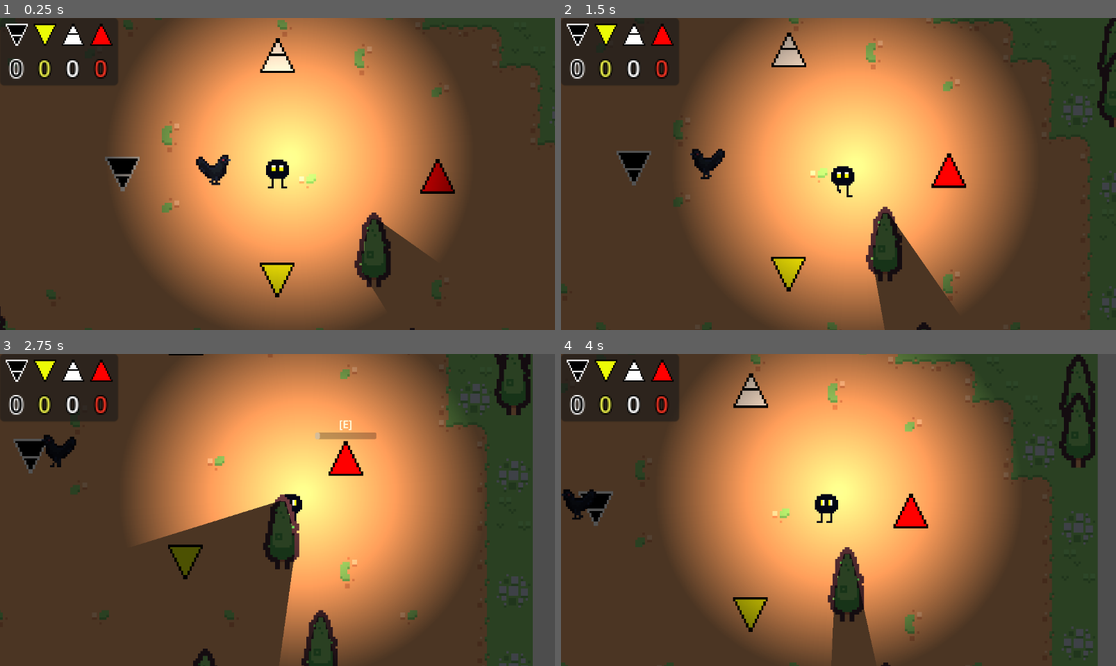
Above: before the commit, frames 1-4 (two rows, left to right).
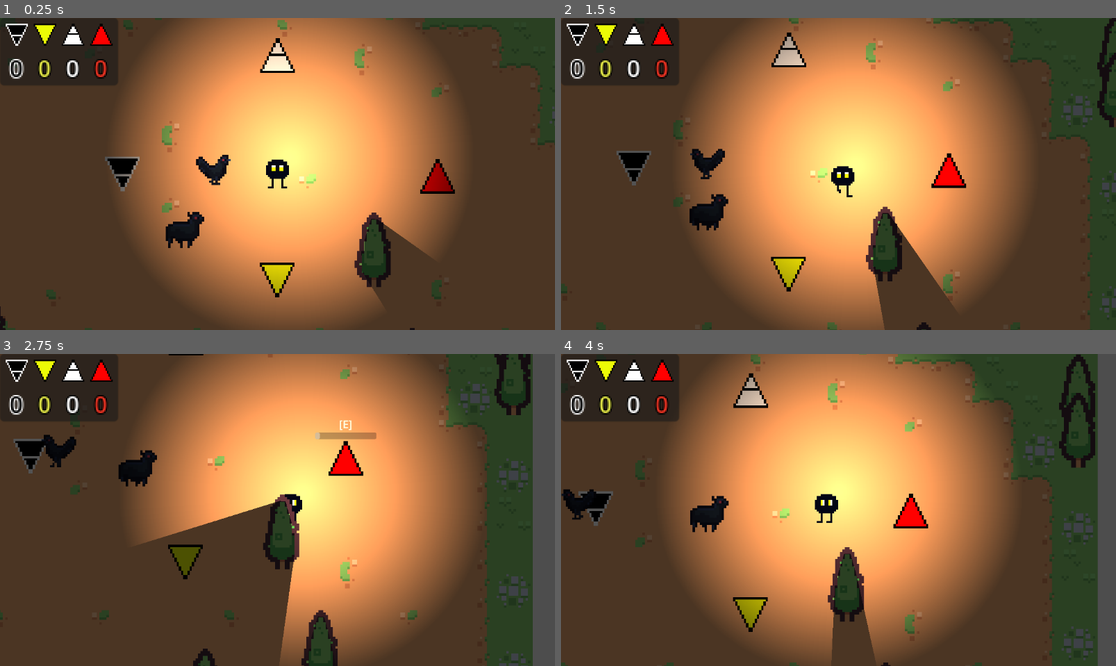
Above: after the commit, the same moments.

Repository: CaelDou/summer-game
Game: Godot game, scene res://scenes/game.tscn
The game is run twice, just before and just after one commit, with the same random seed, the same clock (stepped at 60 frames per second) and the same inputs.
Inputs:
- Up to frame 1 (0.25 s): no input
- Up to frame 2 (1.5 s): hold D (right) 0.53-1.28 s; hold E (interact) 0.53-1.28 s; hold S (down) from 1.28 s (still down); tap E (interact) at 1.35 s
- Up to frame 3 (2.75 s): release S (down) at 2.03 s; hold D (right) from 2.03 s (still down); hold E (interact) from 2.03 s (still down)
- Up to frame 4 (4 s): release D (right) at 2.78 s; release E (interact) at 2.78 s; hold W (up) 2.78-3.53 s; tap E (interact) at 2.85 s; hold A (left) from 3.53 s (still down); hold E (interact) from 3.53 s (still down)

The runs differ from the first frame. In frame 1, 0.5% of the frame differs, in the area x 29-37%, y 62-74%; in frame 2, 0.5%, in the area x 23-31%, y 56-69%; in frame 3, 0.5%; in frame 4, 0.5%.

Commit message:
added corrupted goat

Diff:
--- /dev/null
+++ b/scenes/corrupted_goat.tscn
@@ -0,0 +1,81 @@
+[gd_scene load_steps=12 format=3 uid="uid://bc6khg0mihgsr"]
+
+[ext_resource type="Script" path="res://scripts/random_movement.gd" id="1_as4dr"]
+[ext_resource type="Texture2D" uid="uid://c2ybjj4kkmx1q" path="res://art/corrupted_goat/corrupted_goat_idle.png" id="2_ra6pv"]
+[ext_resource type="Texture2D" uid="uid://wj81hg07cdqb" path="res://art/corrupted_goat/corrupted_goat_walk.png" id="3_hjlgj"]
+
+[sub_resource type="CircleShape2D" id="CircleShape2D_h1wxy"]
+radius = 6.0
+
+[sub_resource type="AtlasTexture" id="AtlasTexture_65t7r"]
+atlas = ExtResource("2_ra6pv")
+region = Rect2(0, 0, 16, 16)
+
+[sub_resource type="AtlasTexture" id="AtlasTexture_00vsm"]
+atlas = ExtResource("2_ra6pv")
+region = Rect2(16, 0, 16, 16)
+
+[sub_resource type="AtlasTexture" id="AtlasTexture_86eq6"]
+atlas = ExtResource("2_ra6pv")
+region = Rect2(32, 0, 16, 16)
+
+[sub_resource type="AtlasTexture" id="AtlasTexture_h50xa"]
+atlas = ExtResource("3_hjlgj")
+region = Rect2(0, 0, 16, 16)
+
+[sub_resource type="AtlasTexture" id="AtlasTexture_3d7ss"]
+atlas = ExtResource("3_hjlgj")
+region = Rect2(16, 0, 16, 16)
+
+[sub_resource type="AtlasTexture" id="AtlasTexture_5t3dc"]
+atlas = ExtResource("3_hjlgj")
+region = Rect2(32, 0, 16, 16)
+
+[sub_resource type="SpriteFrames" id="SpriteFrames_agkde"]
+animations = [{
+"frames": [{
+"duration": 1.5,
+"texture": SubResource("AtlasTexture_65t7r")
+}, {
+"duration": 1.5,
+"texture": SubResource("AtlasTexture_00vsm")
+}, {
+"duration": 0.7,
+"texture": SubResource("AtlasTexture_86eq6")
+}],
+"loop": true,
+"name": &"idle",
+"speed": 4.0
+}, {
+"frames": [{
+"duration": 1.0,
+"texture": SubResource("AtlasTexture_h50xa")
+}, {
+"duration": 1.0,
+"texture": SubResource("AtlasTexture_3d7ss")
+}, {
+"duration": 1.0,
+"texture": SubResource("AtlasTexture_5t3dc")
+}],
+"loop": true,
+"name": &"walk",
+"speed": 5.0
+}]
+
+[node name="Corrupted_Goat" type="CharacterBody2D"]
+script = ExtResource("1_as4dr")
+boundary = 750.0
+
+[node name="CollisionShape2D" type="CollisionShape2D" parent="."]
+position = Vector2(-1, 1)
+shape = SubResource("CircleShape2D_h1wxy")
+
+[node name="AnimatedSprite2D" type="AnimatedSprite2D" parent="."]
+sprite_frames = SubResource("SpriteFrames_agkde")
+animation = &"walk"
+frame_progress = 0.96345
+
+[node name="Timer" type="Timer" parent="."]
+one_shot = true
+
+[connection signal="timeout" from="Timer" to="." method="_on_timer_timeout"]
--- a/scenes/game.tscn
+++ b/scenes/game.tscn
@@ -9,6 +9,7 @@
 [ext_resource type="PackedScene" uid="uid://bcx2ryekqw7gk" path="res://scenes/corrupted_chicken.tscn" id="9_fgw86"]
 [ext_resource type="PackedScene" uid="uid://cdat4obakt2mm" path="res://scenes/Veins/albedo_vein.tscn" id="9_i8tba"]
 [ext_resource type="PackedScene" uid="uid://divoexcgopokd" path="res://scenes/Veins/rubedo_vein.tscn" id="10_31wvx"]
+[ext_resource type="PackedScene" uid="uid://bc6khg0mihgsr" path="res://scenes/corrupted_goat.tscn" id="11_3vuvj"]
 [ext_resource type="PackedScene" uid="uid://b8sqyhwlaxdd2" path="res://scenes/Veins/citrinitas_vein.tscn" id="11_4k7uy"]
 
 [sub_resource type="OccluderPolygon2D" id="OccluderPolygon2D_43bie"]
@@ -484,6 +485,10 @@
 [node name="Interface" parent="CanvasLayer" instance=ExtResource("7_rgnyr")]
 script = ExtResource("8_dw4rq")
 
+[node name="CorruptedGoat" parent="." instance=ExtResource("11_3vuvj")]
+position = Vector2(-384, 229)
+scale = Vector2(10, 10)
+
 [connection signal="body_entered" from="NigredoVein" to="GameManager" method="_on_nigredo_vein_body_entered"]
 
 [editable path="CanvasLayer/Interface"]
Binary file added: art/corrupted_goat/corrupted_goat.png
Not shown, added: art/corrupted_goat/corrupted_goat.png.import
Binary file added: art/corrupted_goat/corrupted_goat_idle.png
Not shown, added: art/corrupted_goat/corrupted_goat_idle.png.import
Binary file added: art/corrupted_goat/corrupted_goat_walk.png
Not shown, added: art/corrupted_goat/corrupted_goat_walk.png.import
Not shown: 1 places in scenes/game.tscn that only renumber resources
